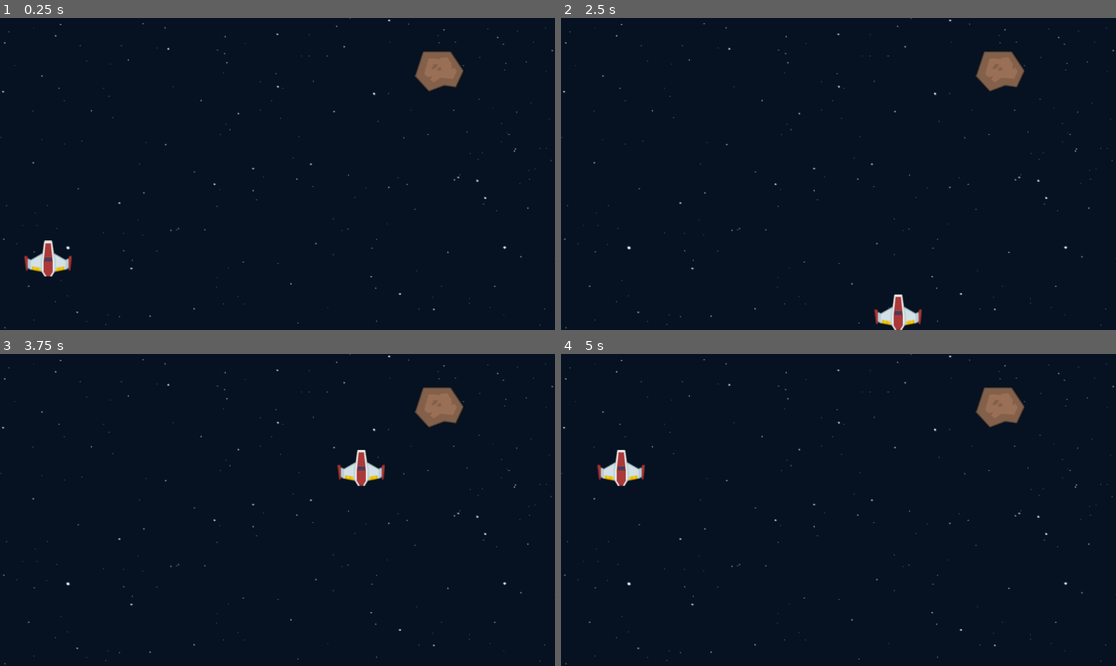
Above: before the commit, frames 1-4 (two rows, left to right).
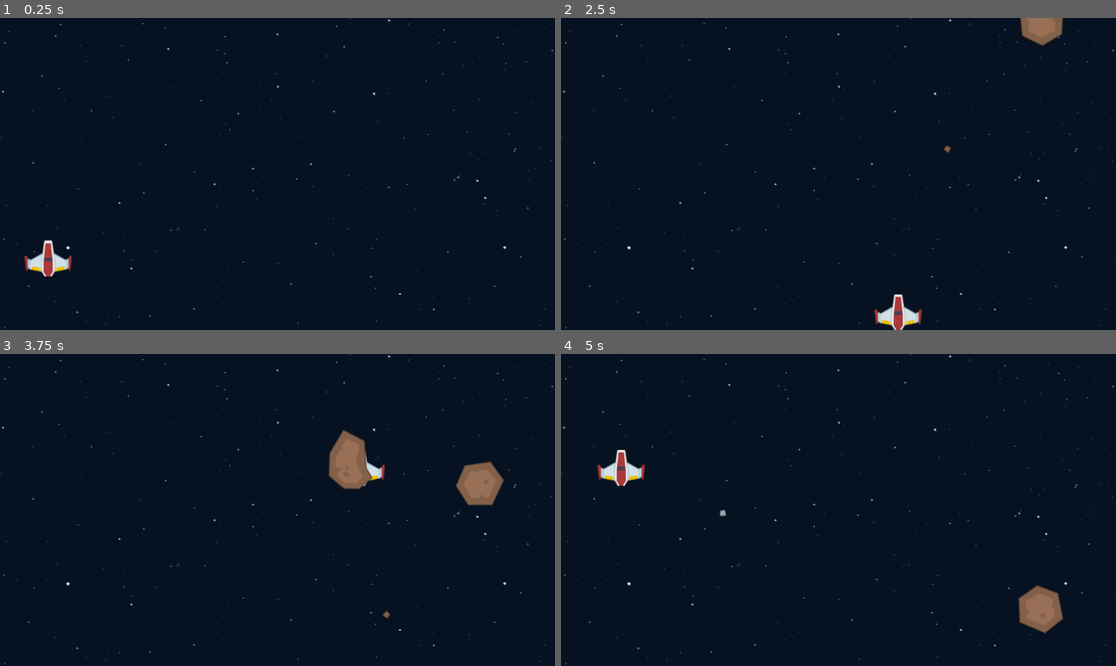
Above: after the commit, the same moments.

Repository: nathaponb/GalacticBlitz
Game: Godot game, scene res://scenes/universe.tscn
Two runs of this game, one before a commit and one after it. Both use one fixed random seed, a clock stepped at 60 frames per second and the inputs below.
Inputs:
- Up to frame 1 (0.25 s): no input
- Up to frame 2 (2.5 s): tap Enter at 0.5 s; hold D (right) 0.53-1.28 s; hold S (down) 1.28-2.03 s; hold D (right) from 2.03 s (still down)
- Up to frame 3 (3.75 s): release D (right) at 2.78 s; hold W (up) 2.78-3.53 s; hold A (left) from 3.53 s (still down)
- Up to frame 4 (5 s): keep holding A (left)

The runs differ from the first frame. In frame 1, 0.8% of the frame differs, in the area x 74-84%, y 10-24%; in frame 2, 1.4%; in frame 3, 2.8%, in the area x 59-91%, y 10-85%; in frame 4, 1.8%.

Commit message:
Spawn the meteors randomly and set velocity on -y direction

Diff:
--- a/project.godot
+++ b/project.godot
@@ -37,3 +37,10 @@
 "events": [Object(InputEventKey,"resource_local_to_scene":false,"resource_name":"","device":-1,"window_id":0,"alt_pressed":false,"shift_pressed":false,"ctrl_pressed":false,"meta_pressed":false,"pressed":false,"keycode":0,"physical_keycode":65,"key_label":0,"unicode":97,"echo":false,"script":null)
 ]
 }
+
+[layer_names]
+
+2d_physics/layer_1="Player"
+2d_physics/layer_2="Meteor"
+2d_physics/layer_3="Borders"
+2d_physics/layer_4="Laser"
--- /dev/null
+++ b/scenes/laser.tscn
@@ -0,0 +1,15 @@
+[gd_scene load_steps=3 format=3 uid="uid://capdn873ock7y"]
+
+[ext_resource type="Texture2D" uid="uid://2ai6we7mflbc" path="res://graphics/png/Lasers/laserRed07.png" id="1_bxd5m"]
+
+[sub_resource type="CapsuleShape2D" id="CapsuleShape2D_nduai"]
+radius = 4.0
+height = 36.0
+
+[node name="Laser" type="Area2D"]
+
+[node name="Sprite2D" type="Sprite2D" parent="."]
+texture = ExtResource("1_bxd5m")
+
+[node name="CollisionShape2D" type="CollisionShape2D" parent="."]
+shape = SubResource("CapsuleShape2D_nduai")
--- a/scenes/meteor.gd
+++ b/scenes/meteor.gd
@@ -1,5 +1,29 @@
 extends Area2D
 
+var rng = RandomNumberGenerator.new()
+var speed: int
+var rotation_speed: int
+
+func _ready():
+	# randomize meteor position
+	var viewport_width = get_viewport().get_visible_rect().size[0]
+	var random_x = rng.randi_range(0, viewport_width) # random number in range of width viewport
+	var random_y = rng.randi_range(-100, -50) # start off Y viewport to the top
+	position = Vector2(random_x, random_y) # set meteor random position
+
+	# randomize meteor graphic
+	var random_graphic = rng.randi_range(1, 8)
+	$Sprite2D.texture = load("res://graphics/png/Meteors/meteor" + str(random_graphic) + ".png")
+
+	# randomize speed
+	speed = rng.randi_range(200, 500)
+
+	# randomize rotation speed
+	rotation_speed = rng.randi_range(40, 100)
+
+func _process(delta):
+	position += Vector2(0, 1.0) * speed * delta # move the meteor
+	rotation_degrees += rotation_speed * delta
 
 func _on_body_entered(body):
-	print("entered")
+	pass
--- a/scenes/meteor.tscn
+++ b/scenes/meteor.tscn
@@ -4,6 +4,8 @@
 [ext_resource type="Script" path="res://scenes/meteor.gd" id="1_skumk"]
 
 [node name="Meteor" type="Area2D"]
+position = Vector2(100, 50)
+rotation = -2.03156
 script = ExtResource("1_skumk")
 
 [node name="Sprite2D" type="Sprite2D" parent="."]
--- /dev/null
+++ b/scenes/universe.gd
@@ -0,0 +1,12 @@
+extends Node2D
+
+# load the meteor scence
+var meteor_scence: PackedScene = load("res://scenes/meteor.tscn")
+
+
+func _on_meteor_timer_timeout():
+	# initiate meteor
+	var meteor = meteor_scence.instantiate()
+
+	# add new meteor to the main scenec
+	$Meteors.add_child(meteor)
--- a/scenes/universe.tscn
+++ b/scenes/universe.tscn
@@ -1,8 +1,8 @@
 [gd_scene load_steps=6 format=3 uid="uid://cv7pl0wwhw2sx"]
 
+[ext_resource type="Script" path="res://scenes/universe.gd" id="1_1r4ny"]
 [ext_resource type="PackedScene" uid="uid://68mg85gl6nen" path="res://scenes/player.tscn" id="1_6nfh2"]
 [ext_resource type="Texture2D" uid="uid://rteuhoamy2y5" path="res://graphics/bg/bg_space_seamless.png" id="1_b0uqv"]
-[ext_resource type="PackedScene" uid="uid://d3po1syxqcobh" path="res://scenes/meteor.tscn" id="3_6qegi"]
 
 [sub_resource type="RectangleShape2D" id="RectangleShape2D_4ftrk"]
 size = Vector2(27, 671)
@@ -11,6 +11,7 @@
 size = Vector2(1198, 27.5)
 
 [node name="Universe" type="Node2D"]
+script = ExtResource("1_1r4ny")
 
 [node name="BG" type="Sprite2D" parent="."]
 position = Vector2(563, 328)
@@ -49,5 +50,9 @@
 position = Vector2(-600, 663)
 shape = SubResource("RectangleShape2D_vsqyw")
 
-[node name="Meteor" parent="." instance=ExtResource("3_6qegi")]
-position = Vector2(912, 111)
+[node name="Meteors" type="Node2D" parent="."]
+
+[node name="MeteorTimer" type="Timer" parent="."]
+autostart = true
+
+[connection signal="timeout" from="MeteorTimer" to="." method="_on_meteor_timer_timeout"]
Renamed: graphics/png/Meteors/meteorGrey_tiny2.png -> graphics/png/Meteors/meteor1.png
Not shown, changed: graphics/png/Meteors/meteor1.png.import
Renamed: graphics/png/Meteors/meteorGrey_tiny1.png -> graphics/png/Meteors/meteor2.png
Not shown, changed: graphics/png/Meteors/meteor2.png.import
Renamed: graphics/png/Meteors/meteorGrey_small2.png -> graphics/png/Meteors/meteor3.png
Not shown, changed: graphics/png/Meteors/meteor3.png.import
Renamed: graphics/png/Meteors/meteorGrey_big2.png -> graphics/png/Meteors/meteor4.png
Not shown, changed: graphics/png/Meteors/meteor4.png.import
Renamed: graphics/png/Meteors/meteorBrown_big2.png -> graphics/png/Meteors/meteor5.png
Not shown, changed: graphics/png/Meteors/meteor5.png.import
Renamed: graphics/png/Meteors/meteorBrown_big3.png -> graphics/png/Meteors/meteor6.png
Not shown, changed: graphics/png/Meteors/meteor6.png.import
(and 4 more such lines)
